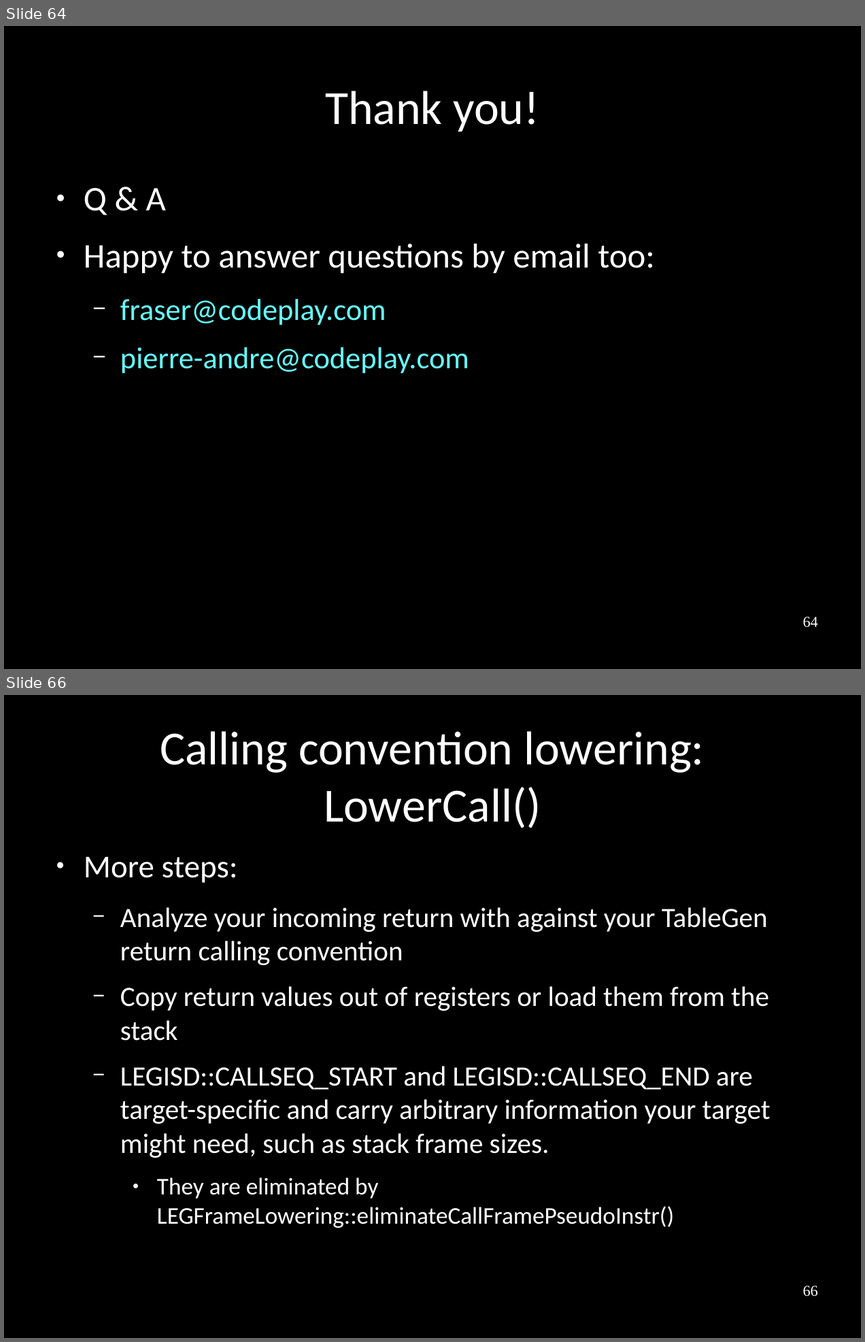
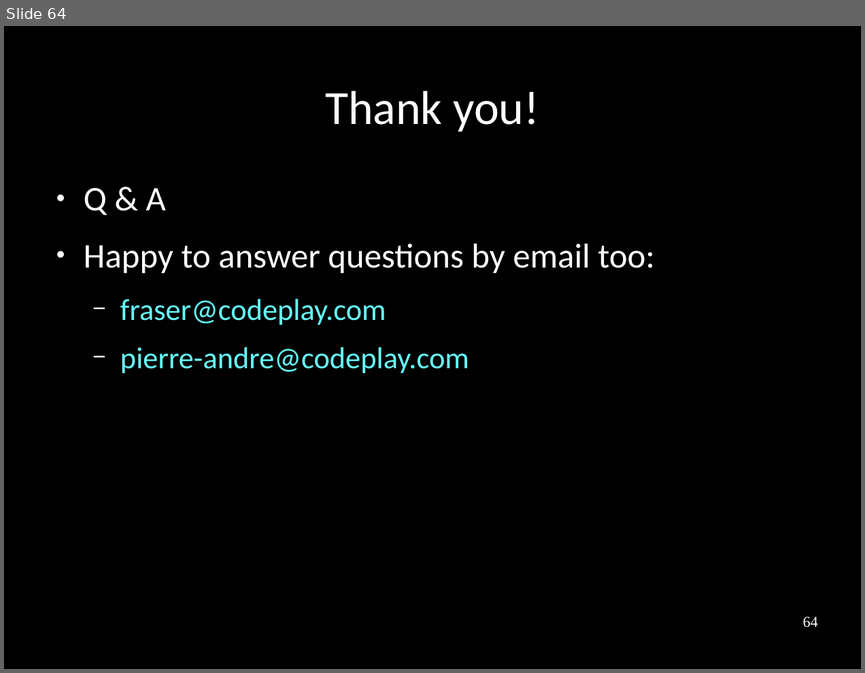
Before and after one commit to frasercrmck/llvm-leg, a slide deck: docs/Codeplay/Slides.odp. Shown one above the other, each under a label of ours: slides 64 and 66 before the commit, slide 64 after it; the slides between them are not shown. The pictures are 865x1342 and 865x673 pixels, drawn with LibreOffice and Linux fonts; fonts in the diff are those of the drawing. Boxes give left, top, right and bottom in pixels: in the first picture for what was removed or moved away, otherwise in the second. Text is boxed around its words. In the diff, an @@ line names an element or a change of style, - is before the commit and + after.

```diff
--- a/docs/Codeplay/Slides.odp
+++ b/docs/Codeplay/Slides.odp
@@ slide 66 removed at <box>4,695,861,1338</box>, background #000000 @@
@@ title removed at <box>160,731,704,828</box> @@
-Calling convention lowering: LowerCall()
@@ text removed at <box>84,857,770,1227</box> @@
-● More steps:
-  − Analyze your incoming return with against your TableGen return calling convention
-  − Copy return values out of registers or load them from the stack
-  − LEGISD::CALLSEQ_START and LEGISD::CALLSEQ_END are target-specific and carry arbitrary information your target might need, such as stack frame sizes.
-    ● They are eliminated by LEGFrameLowering::eliminateCallFramePseudoInstr()
@@ page number removed at <box>803,1285,818,1296</box> @@
-66
```
Also in this commit, not shown: 1 other slide removed.
